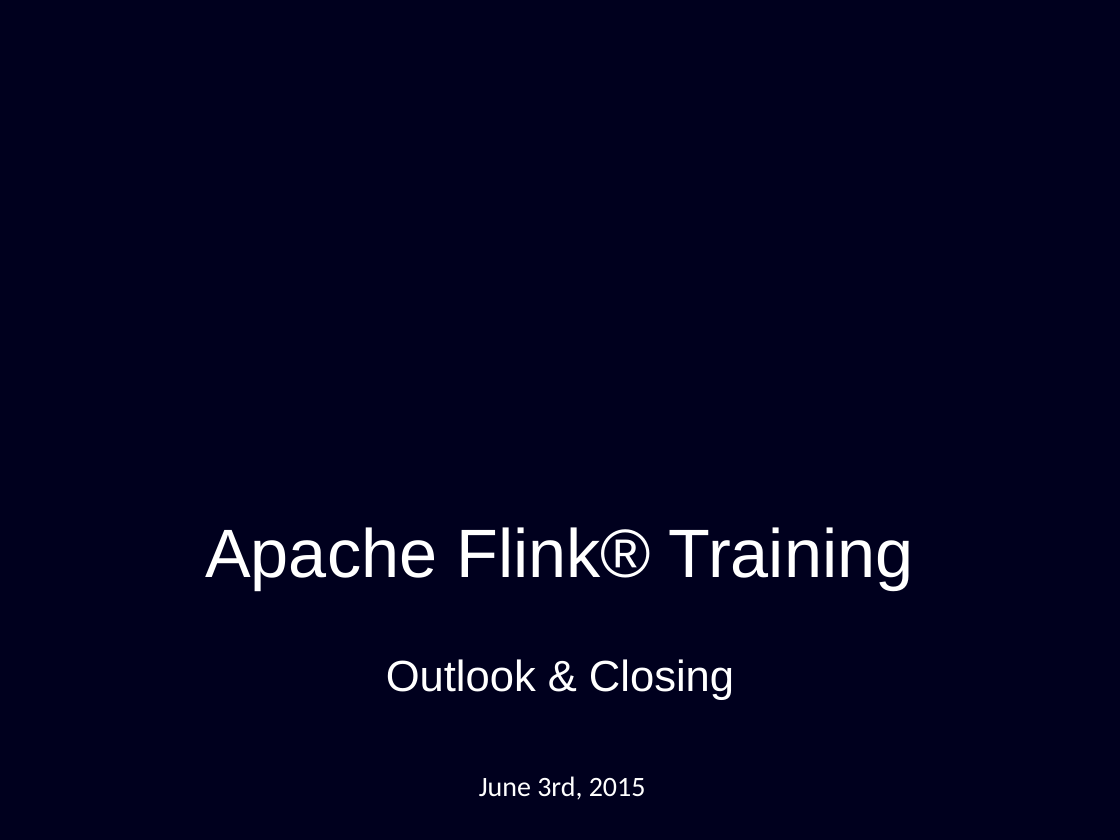
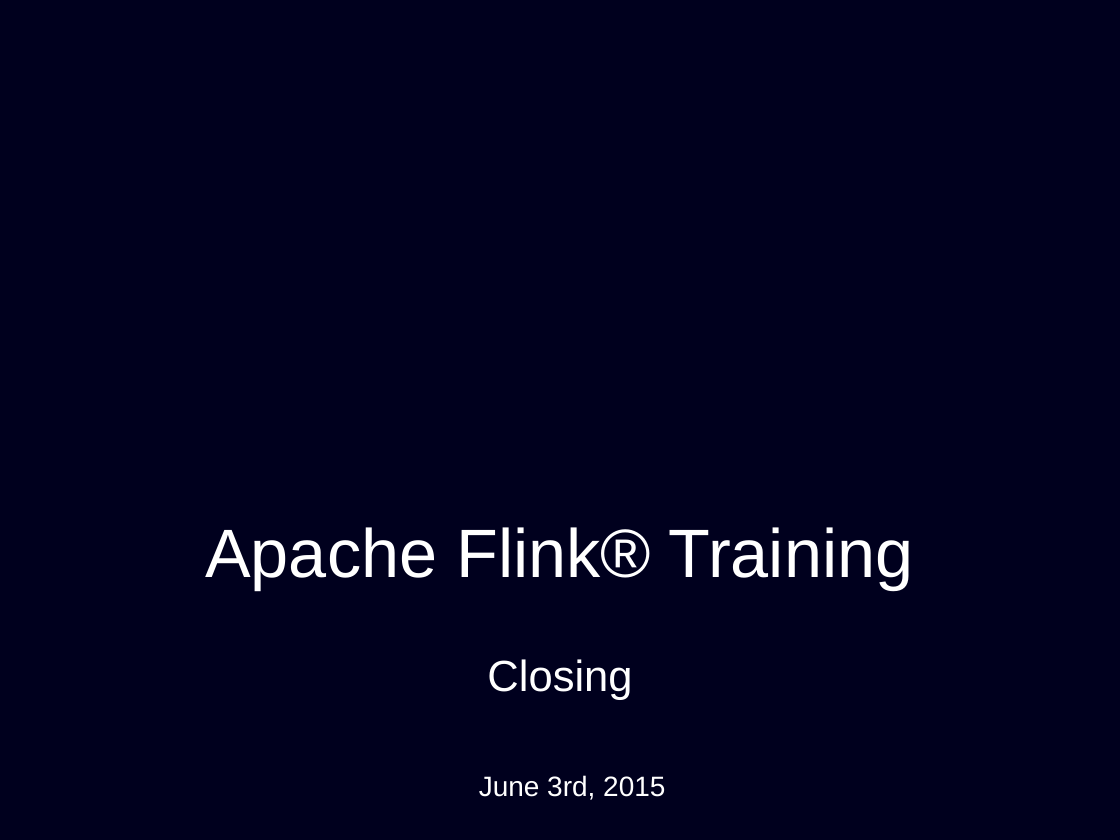
Before and after one commit to dataArtisans/flink-training-web, a slide deck: slide 1 of slides/closing.pptx. Drawn at 1120x840 pixels with LibreOffice and Linux fonts; fonts in the diff are those of the drawing; background and template pictures are left out. Boxes give left, top, right and bottom in pixels: in the first picture for what was removed or moved away, otherwise in the second. Text is boxed around its words. In the diff, an @@ line names an element or a change of style, - is before the commit and + after.

```diff
--- a/slides/closing.pptx
+++ b/slides/closing.pptx
@@ subtitle at [487,659,632,700]: text changed @@
-Outlook & Closing
+Closing
@@ text "June 3rd, 2015" at [479,775,665,800]: font Calibri to Arial @@
```
Also in this commit, not shown: 3 other slides changed, 5 slides added, 2 slides removed, 5 other files.
